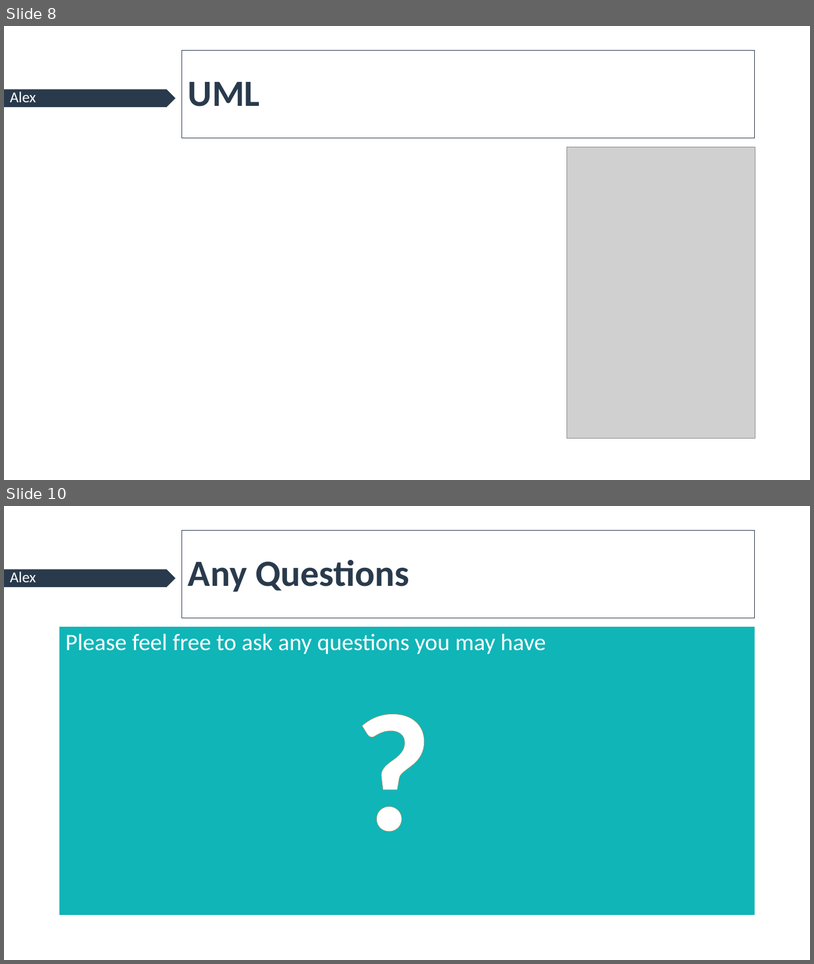
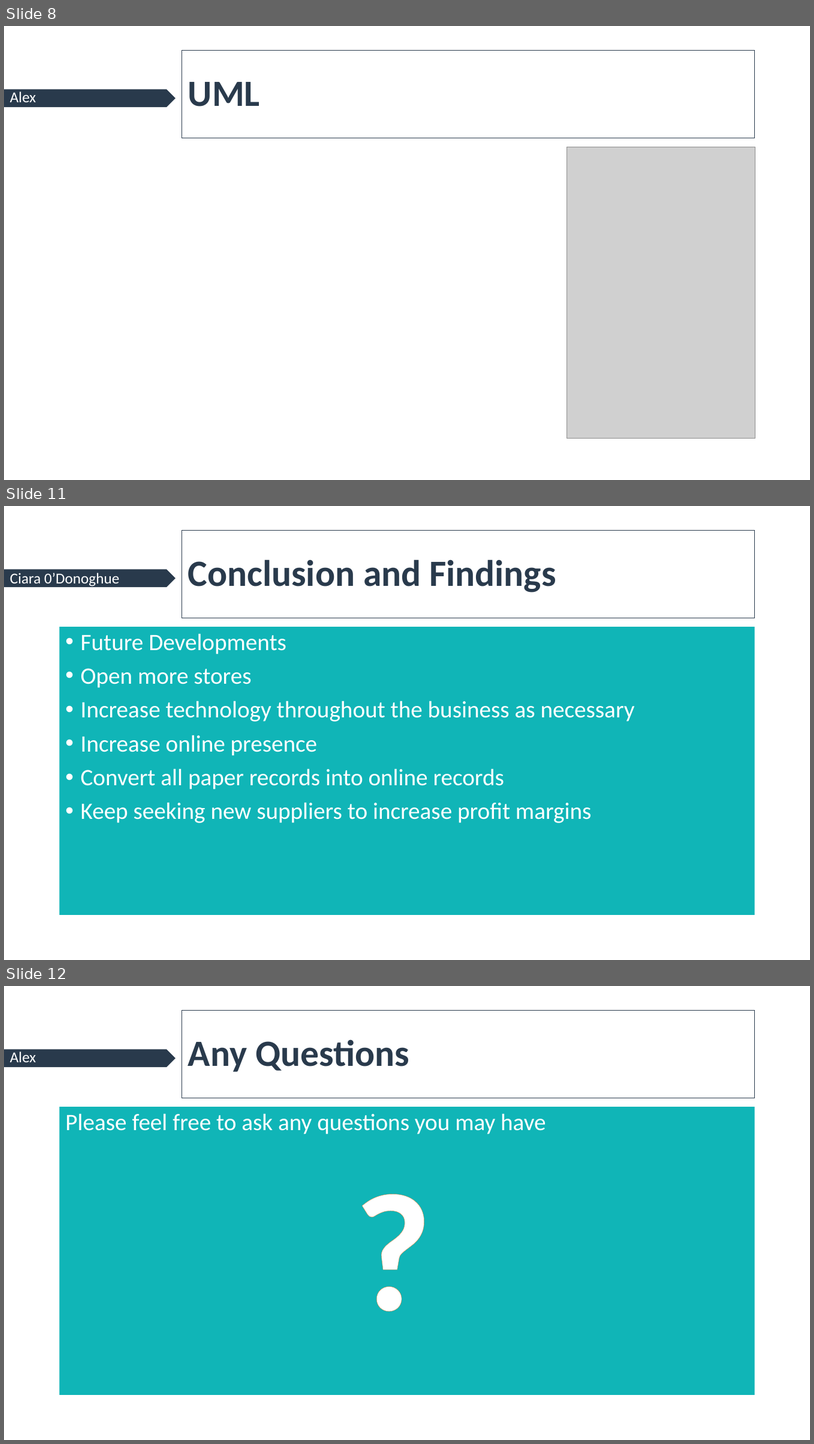
Before and after one commit to x16110498/SABProject, a slide deck: MCTV LTD Presentation.pptx. Shown one above the other, each under a label of ours: slides 8 and 10 before the commit, slides 8, 11 and 12 after it; the slides between them are not shown. The pictures are 814x964 and 814x1444 pixels, drawn with LibreOffice and Linux fonts; fonts in the diff are those of the drawing; grey boxes stand for pictures. Boxes give left, top, right and bottom in pixels: in the first picture for what was removed or moved away, otherwise in the second. Text is boxed around its words. In the diff, an @@ line names an element or a change of style, - is before the commit and + after.

```diff
--- a/MCTV LTD Presentation.pptx
+++ b/MCTV LTD Presentation.pptx
@@ slide 11 added at bbox=[4, 506, 810, 960], background #FFFFFF; not listed: 1 template element that a slide beside it also shows @@
@@ title added at bbox=[182, 530, 755, 618], outline #293A4C 0.75 pt, 44 pt, text #293A4C, bold @@
+Conclusion and Findings
@@ text added at bbox=[10, 573, 119, 586], 18 pt, text #FFFFFF @@
+Ciara 0’Donoghue
@@ text added at bbox=[60, 627, 755, 915], fill #10B5B7, 28 pt, text #FFFFFF @@
+• Future Developments
+• Open more stores
+• Increase technology throughout the business as necessary
+• Increase online presence
+• Convert all paper records into online records
+• Keep seeking new suppliers to increase profit margins
@@ what was slide 10 is now slide 12 @@
```
Also in this commit, not shown: 1 slide changed, 1 other slide added.
